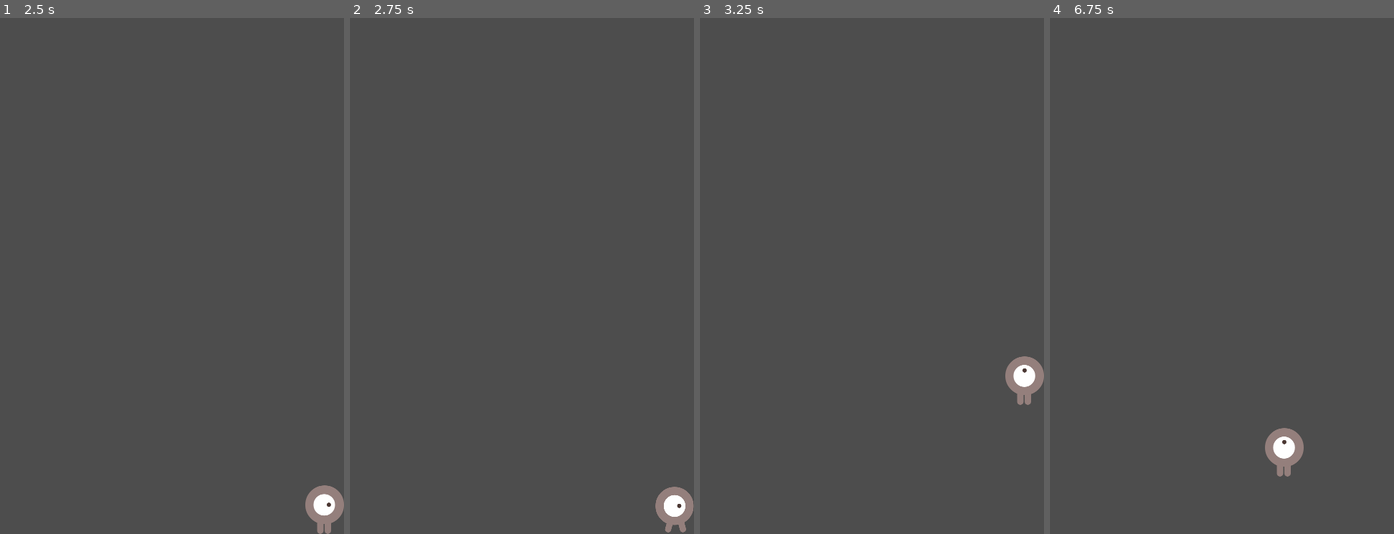
Above: before the commit, frames 1-4 (left to right).
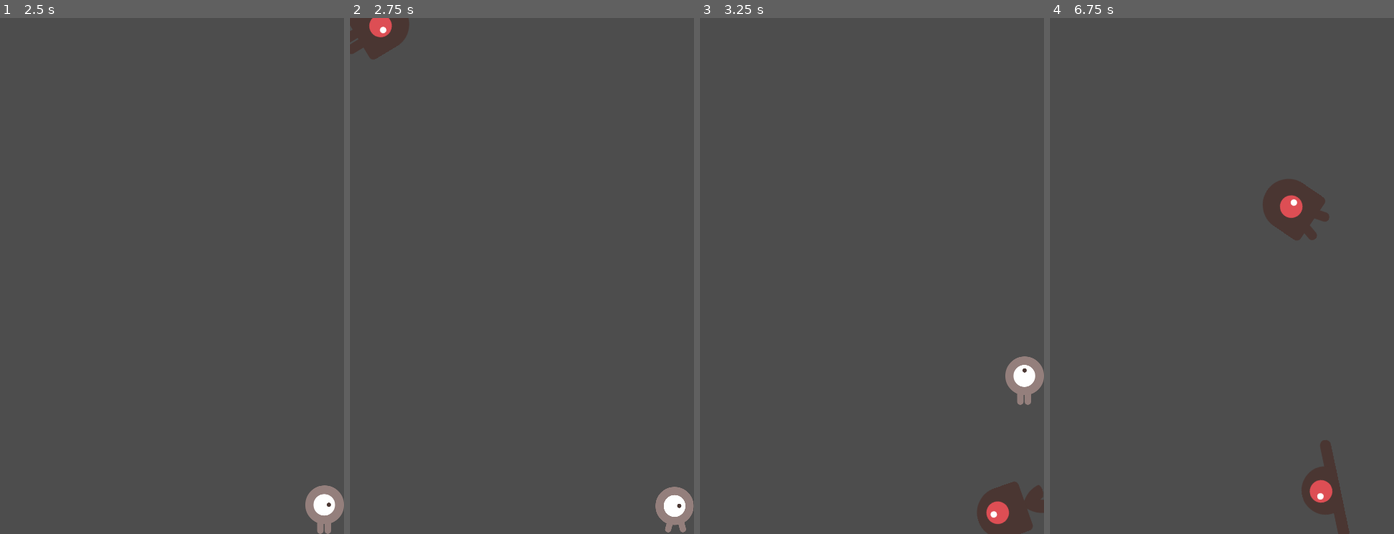
Above: after the commit, the same moments.

Repository: augusto-roct/fisrt-2d-game
Game: Godot game, scene res://Scenes/main/main.tscn
The game is run twice, just before and just after one commit, with the same random seed, the same clock (stepped at 60 frames per second) and the same inputs.
Inputs:
- Up to frame 1 (2.5 s): tap Enter at 0.5 s; hold Right (move_right) 0.53-1.28 s; hold Down (move_down) 1.28-2.03 s; hold Right (move_right) from 2.03 s (still down)
- Up to frame 2 (2.75 s): keep holding Right (move_right)
- Up to frame 3 (3.25 s): release Right (move_right) at 2.78 s; hold Up (move_up) from 2.78 s (still down)
- Up to frame 4 (6.75 s): release Up (move_up) at 3.53 s; hold Left (move_left) 3.53-5.03 s; hold Down (move_down) 5.03-5.78 s; hold Right (move_right) 5.78-6.53 s; hold Up (move_up) from 6.53 s (still down)

Frame 1 is identical in both runs. In frame 2, 1.0% of the frame differs, in the area x 0-18%, y 0-8%; in frame 3, 1.4%; in frame 4, 3.4%, in the area x 61-88%, y 31-100%.

Commit message:
add: movement to mob

Diff:
--- a/Scenes/main/main.gd
+++ b/Scenes/main/main.gd
@@ -8,7 +8,6 @@
 	new_game()
 
 
-# Called every frame. 'delta' is the elapsed time since the previous frame.
 func _process(delta):
 	pass
 
@@ -16,12 +15,14 @@
 func game_over():
 	$ScoreTimer.stop()
 	$MobTimer.stop()
+	set_process(not is_processing())
 
 
 func new_game():
 	score = 0
 	$Player.start($StartPosition.position)
 	$StartTimer.start()
+	set_process(not is_processing())
 
 
 func _on_score_timer_timeout():
--- a/Scenes/mob/mob.gd
+++ b/Scenes/mob/mob.gd
@@ -1,14 +1,37 @@
 extends RigidBody2D
+
+@export var speed = 400
+var screen_size
 
 
 func _ready():
+	screen_size = get_viewport_rect().size
 	var mob_types = $AnimatedSprite2D.sprite_frames.get_animation_names()
 	$AnimatedSprite2D.play(mob_types[randi() % mob_types.size()])
 
 
 func _process(delta):
+	var velocity = Vector2.ZERO
+
+	if position.x >= 0 and position.x <= screen_size.x and position.y <= 0:
+		velocity.y += 1
+	elif position.x >= 0 and position.x <= screen_size.x and position.y >= screen_size.y:
+		velocity.y -= 1
+	elif position.y >= 0 and position.y <= screen_size.y and position.x <= 0:
+		velocity.x += 1
+	elif position.y >= 0  and position.y <= screen_size.y and position.x >= screen_size.x:
+		velocity.x -= 1
+
+	if velocity.length() > 0:
+		velocity = velocity.normalized() * speed
+
+	position += velocity * delta
+
+
+func _on_visible_on_screen_notifier_2d_screen_entered():
+	#queue_free()
 	pass
 
 
-func _on_visible_on_screen_notifier_2d_screen_entered():
+func _on_visible_on_screen_notifier_2d_screen_exited():
 	queue_free()
--- a/Scenes/mob/mob.tscn
+++ b/Scenes/mob/mob.tscn
@@ -65,4 +65,4 @@
 
 [node name="VisibleOnScreenNotifier2D" type="VisibleOnScreenNotifier2D" parent="."]
 
-[connection signal="screen_entered" from="VisibleOnScreenNotifier2D" to="." method="_on_visible_on_screen_notifier_2d_screen_entered"]
+[connection signal="screen_exited" from="VisibleOnScreenNotifier2D" to="." method="_on_visible_on_screen_notifier_2d_screen_exited"]
